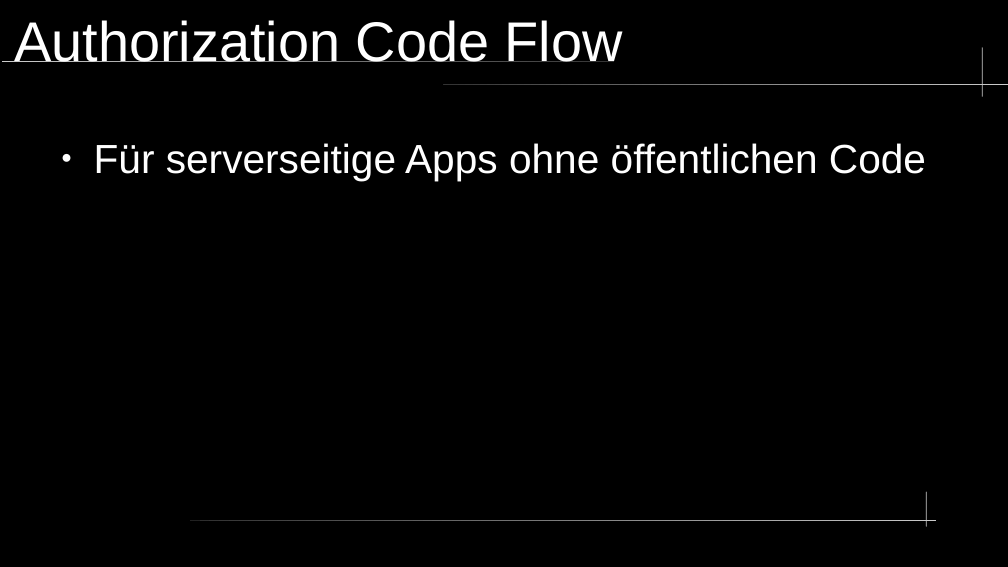
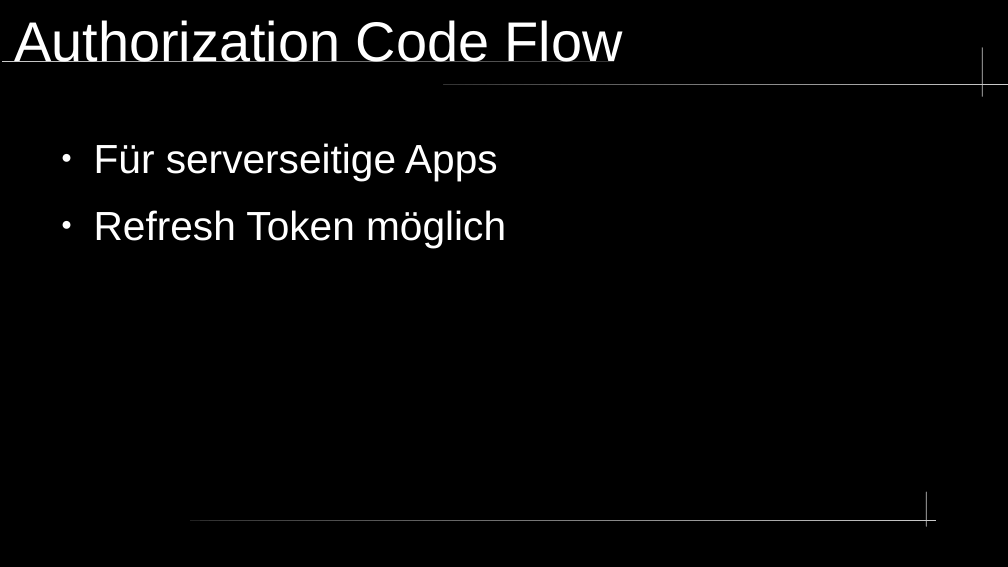
Before and after one commit to nkilders/e-portfolio-oauth2, a slide deck: slide 12 of presentation/OAuth2.odp (slide 9 before the commit). Drawn at 1008x567 pixels with LibreOffice and Linux fonts; fonts in the diff are those of the drawing. Boxes give left, top, right and bottom in pixels: in the first picture for what was removed or moved away, otherwise in the second. Text is boxed around its words. In the diff, an @@ line names an element or a change of style, - is before the commit and + after.

```diff
--- a/presentation/OAuth2.odp
+++ b/presentation/OAuth2.odp
@@ text at bbox=[94, 143, 506, 247]: text changed @@
-● Für serverseitige Apps ohne öffentlichen Code
+● Für serverseitige Apps
+● Refresh Token möglich
```
Also in this commit, not shown: 8 other slides changed, 3 slides added, 1 other file.
